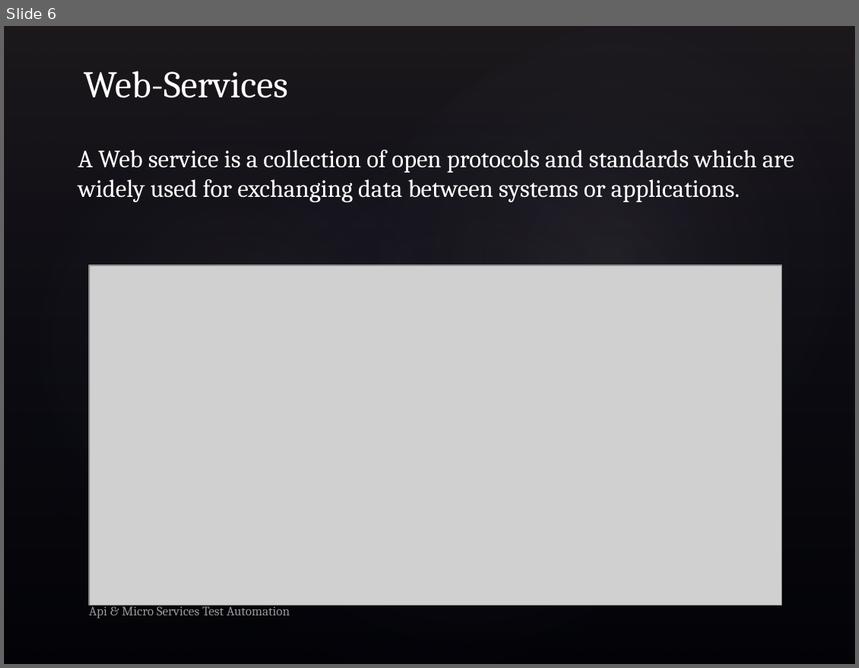
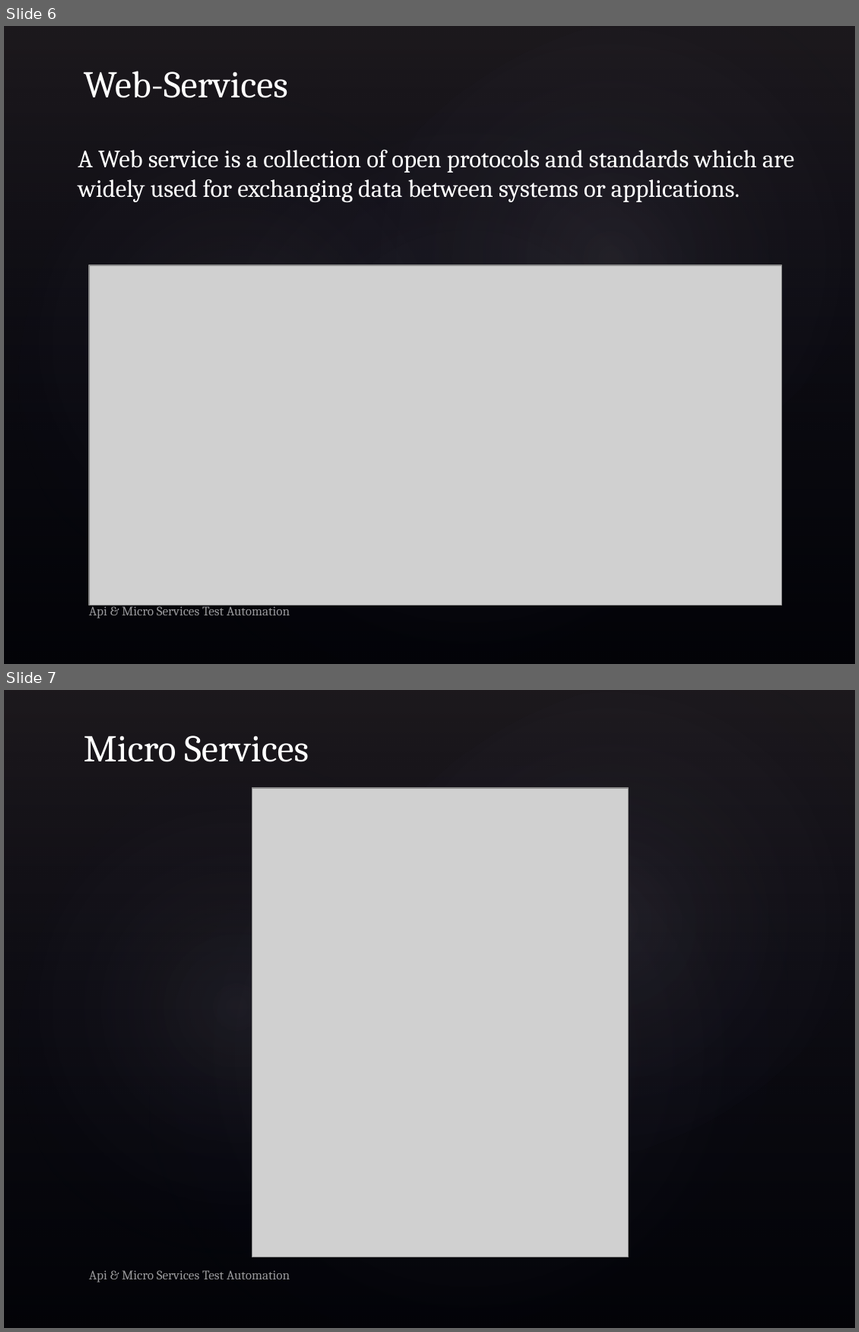
Before and after one commit to shreekhedkar/Docs, a slide deck: Ppt/APICourse.pptx. Shown one above the other, each under a label of ours: slide 6 before the commit, slides 6 and 7 after it. The pictures are 859x668 and 859x1332 pixels, drawn with LibreOffice and Linux fonts; fonts in the diff are those of the drawing; grey boxes stand for pictures; background and template pictures are left out. Boxes give left, top, right and bottom in pixels: in the first picture for what was removed or moved away, otherwise in the second. Text is boxed around its words. In the diff, an @@ line names an element or a change of style, - is before the commit and + after.

```diff
--- a/Ppt/APICourse.pptx
+++ b/Ppt/APICourse.pptx
@@ slide 7 added at [4,690,855,1328], background picture (left out); not listed: 4 template elements that a slide beside it also shows @@
@@ title added at [84,736,309,762], 32 pt, text #FFFFFF @@
+Micro Services
@@ picture added at [253,788,629,1257] @@
@@ text added at [89,1271,290,1283], 11 pt, text #FFFFFF at 60% opacity @@
+Api & Micro Services Test Automation
```
Also in this commit, not shown: 7 slides changed, 4 other slides added, 1 slide removed, 36 other files.
